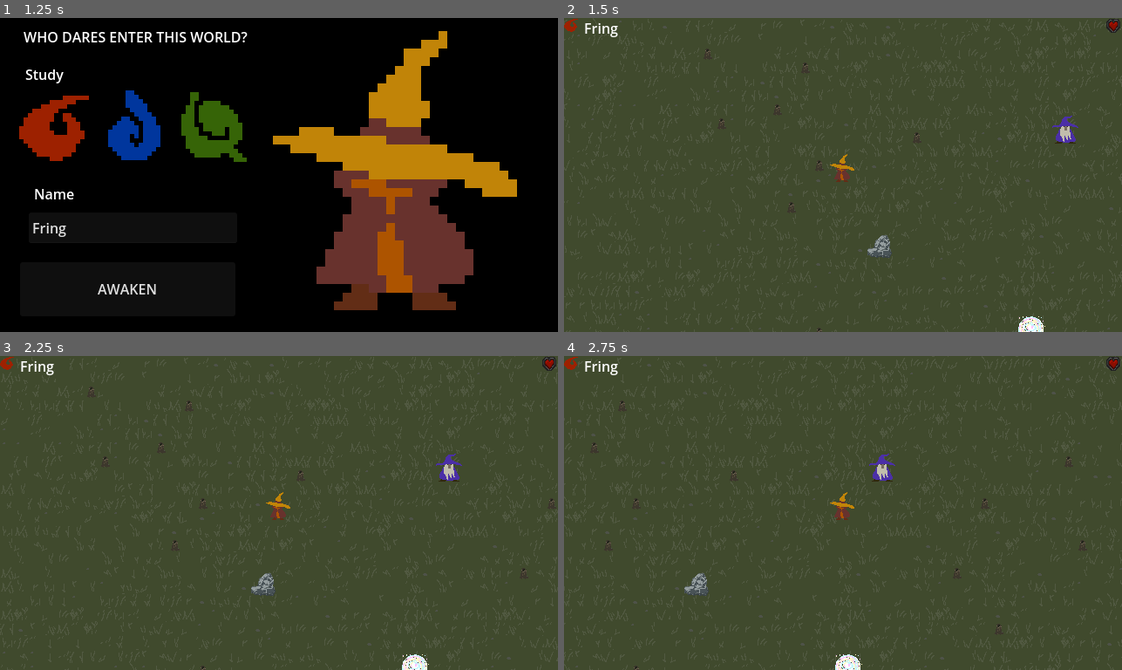
Above: before the commit, frames 1-4 (two rows, left to right).
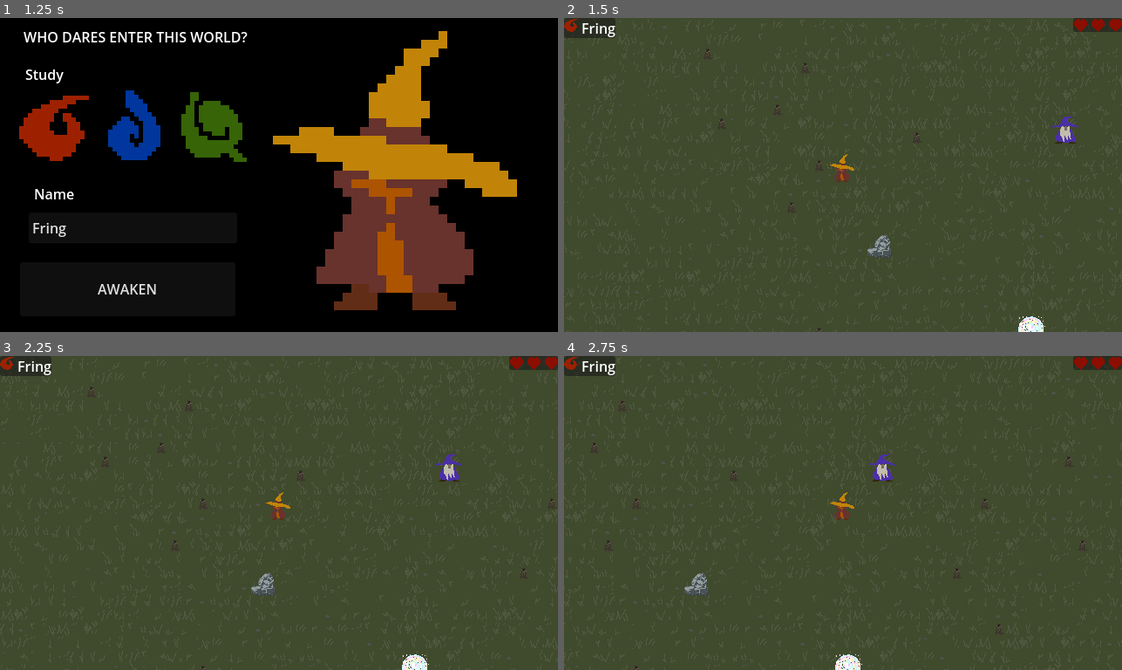
Above: after the commit, the same moments.

Repository: goshdarnheck/witchy-woods
Game: Godot game, scene res://main.tscn
Two runs of this game, one before a commit and one after it. Both use one fixed random seed, a clock stepped at 60 frames per second and the inputs below.
Inputs:
- Up to frame 1 (1.25 s): click "New Game" at 0.5 s
- Up to frame 2 (1.5 s): click "AWAKEN" at 1.25 s
- Up to frame 3 (2.25 s): tap Enter at 2 s; hold D (right) from 2.03 s (still down); tap Space (action) at 2.1 s
- Up to frame 4 (2.75 s): keep holding D (right); tap E (speak) at 2.3 s

Frame 1 is identical in both runs. In frame 2, 0.9% of the frame differs, in the area x 0-100%, y 0-7%; in frame 3, 0.9%; in frame 4, 0.9%.

Commit message:
Equipment; UI updates; Art updates

Diff:
--- a/manager.gd
+++ b/manager.gd
@@ -16,9 +16,12 @@
 var character = {
 	"name": "Fringor",
 	"study": "fire",
-	"equipment": {}
+	"equipment": {
+
+	}
 }
 var inventory = null;
+var equipment = null;
 
 func _ready():
 	World = get_tree().get_root().get_node("Main/World");
@@ -26,6 +29,7 @@
 	Overlay = get_tree().get_root().get_node("Main/Overlay");
 	_load_ui("intro");
 	inventory = Inventory.new();
+	equipment = Equipment.new();
 
 func _input(event):
 	if Input.is_action_pressed("ui_cancel"):
@@ -41,7 +45,7 @@
 		else:
 			if Overlay.get_child_count() <= 0:
 				_pause();
-				_load_overlay("Inventory", inventory.get_items());
+				_load_overlay("Inventory", { "inventory": inventory.get_items(), "equipment": equipment.get_items() });
 
 	if actionKey:
 		if _is_overlay("NewItem"):
@@ -116,6 +120,7 @@
 	Overlay.add_child(instance);
 
 	if content:
+		print(content)
 		instance.setContent(content);
 
 func _clear_overlay():
--- a/npcs/master.gd
+++ b/npcs/master.gd
@@ -50,7 +50,7 @@
 	var item = {
 		"type": "wand",
 		"name": "Stick Wand",
-		"image": "wand.png"
+		"image": "stick-wand.png"
 	};
 
 	speaking = false;
--- a/npcs/oracle.gd
+++ b/npcs/oracle.gd
@@ -58,7 +58,9 @@
 
 func actionKey():
 	if speaking:
-		if "next" in convo[current]:
+		if "responses" in convo[current]:
+			print("MUST CHOOSE");
+		elif "next" in convo[current]:
 			var next = convo[current]["next"];
 			var speech = get_speech(next);
 			current = next;
--- /dev/null
+++ b/services/equipment.gd
@@ -0,0 +1,34 @@
+extends Object
+
+class_name Equipment
+
+var equipped = {
+	"hat": null,
+	"cloak": null,
+	"boots": null,
+	"wand": null,
+	"wandSlots": null,
+	"offhand": null
+}
+
+func _init():
+	pass;
+
+func equip_items(items):
+	for item in items:
+		equip_item(item);
+
+func equip_item(item):
+	if (item and item.type):
+		match item.type:
+			"hat":
+				equipped.hat = item;
+			"cloak":
+				equipped.cloak = item;
+			"boots":
+				equipped.boots = item;
+			"wand":
+				equipped.wand = item;
+
+func get_items():
+	return equipped;
--- a/ui/Inventory.gd
+++ b/ui/Inventory.gd
@@ -1,50 +1,17 @@
 extends Control
 
-func setContent(inventory):
-	for wand in inventory.wands:
-		if ("type" in wand and wand.type == "wand"):
-			if "name" in wand:
-				find_child("WandName").text = wand.name
-			else:
-				print("missing name inv wand")
+func setContent(content):
+	set_equip("hat", content.equipment.hat);
+	set_equip("cloak", content.equipment.cloak);
+	set_equip("boots", content.equipment.boots);
+	set_equip("wand", content.equipment.wand);
 
-			if "image" in wand:
-				find_child("WandImage").texture = load("res://textures/" + wand.image);
-			else:
-				print("missing wand.image in inv")
-
-	for hat in inventory.hats:
-		if ("type" in hat and hat.type == "hat"):
-			if "name" in hat:
-				find_child("HatName").text = hat.name
-			else:
-				print("missing name inv hat")
-
-			if "image" in hat:
-				find_child("HatImage").texture = load("res://textures/" + hat.image);
-			else:
-				print("missing hat.image in inv")
-
-	for cloak in inventory.cloaks:
-		if ("type" in cloak and cloak.type == "cloak"):
-			if "name" in cloak:
-				find_child("CloakName").text = cloak.name
-			else:
-				print("missing name inv cloak")
-
-			if "image" in cloak:
-				find_child("CloakImage").texture = load("res://textures/" + cloak.image);
-			else:
-				print("missing cloak.image in inv")
-
-	for boots in inventory.boots:
-		if ("type" in boots and boots.type == "boots"):
-			if "name" in boots:
-				find_child("BootsName").text = boots.name
-			else:
-				print("missing name inv boots")
-
-			if "image" in boots:
-				find_child("BootsImage").texture = load("res://textures/" + boots.image);
-			else:
-				print("missing boots.image in inv")
+func set_equip(type, item):
+	if item and "type" in item and type == item.type:
+		if "name" in item:
+			find_child(type + "Name").text = item.name;
+		if "image" in item:
+			find_child(type + "Image").texture = load("res://textures/" + item.image);
+	else:
+		find_child(type + "Name").text = "None";
+		find_child(type + "Image").texture = load("res://textures/x-16.png");
--- a/ui/creator.gd
+++ b/ui/creator.gd
@@ -33,6 +33,7 @@
 	};
 
 	Manager.inventory.add_items([hat, cloak, boots]);
+	Manager.equipment.equip_items([hat, cloak, boots]);
 	Manager.set_character(character_choices);
 	Manager.load_stage("beginning");
 
--- a/ui/inventory.tscn
+++ b/ui/inventory.tscn
@@ -56,13 +56,13 @@
 theme_override_font_sizes/font_size = 10
 text = "Hat"
 
-[node name="HatImage" type="TextureRect" parent="HBoxContainer/Equipment/VBoxContainer/Equipment/HatPanel/HatInfo"]
+[node name="hatImage" type="TextureRect" parent="HBoxContainer/Equipment/VBoxContainer/Equipment/HatPanel/HatInfo"]
 texture_filter = 1
 layout_mode = 2
 size_flags_horizontal = 4
 texture = ExtResource("3_neiad")
 
-[node name="HatName" type="Label" parent="HBoxContainer/Equipment/VBoxContainer/Equipment/HatPanel/HatInfo"]
+[node name="hatName" type="Label" parent="HBoxContainer/Equipment/VBoxContainer/Equipment/HatPanel/HatInfo"]
 layout_mode = 2
 text = "None
 "
@@ -80,13 +80,13 @@
 text = "Cloak
 "
 
-[node name="CloakImage" type="TextureRect" parent="HBoxContainer/Equipment/VBoxContainer/Equipment/CloakPanel/CloakInfo"]
+[node name="cloakImage" type="TextureRect" parent="HBoxContainer/Equipment/VBoxContainer/Equipment/CloakPanel/CloakInfo"]
 texture_filter = 1
 layout_mode = 2
 size_flags_horizontal = 4
 texture = ExtResource("3_neiad")
 
-[node name="CloakName" type="Label" parent="HBoxContainer/Equipment/VBoxContainer/Equipment/CloakPanel/CloakInfo"]
+[node name="cloakName" type="Label" parent="HBoxContainer/Equipment/VBoxContainer/Equipment/CloakPanel/CloakInfo"]
 layout_mode = 2
 text = "None"
 
@@ -103,13 +103,13 @@
 text = "Boots
 "
 
-[node name="BootsImage" type="TextureRect" parent="HBoxContainer/Equipment/VBoxContainer/Equipment/BootsPanel/BootsBox"]
+[node name="bootsImage" type="TextureRect" parent="HBoxContainer/Equipment/VBoxContainer/Equipment/BootsPanel/BootsBox"]
 texture_filter = 1
 layout_mode = 2
 size_flags_horizontal = 4
 texture = ExtResource("3_neiad")
 
-[node name="BootsName" type="Label" parent="HBoxContainer/Equipment/VBoxContainer/Equipment/BootsPanel/BootsBox"]
+[node name="bootsName" type="Label" parent="HBoxContainer/Equipment/VBoxContainer/Equipment/BootsPanel/BootsBox"]
 layout_mode = 2
 text = "None"
 
@@ -126,13 +126,13 @@
 text = "Wand
 "
 
-[node name="WandImage" type="TextureRect" parent="HBoxContainer/Equipment/VBoxContainer/Equipment/WandPanel/WandBox"]
+[node name="wandImage" type="TextureRect" parent="HBoxContainer/Equipment/VBoxContainer/Equipment/WandPanel/WandBox"]
 texture_filter = 1
 layout_mode = 2
 size_flags_horizontal = 4
 texture = ExtResource("3_neiad")
 
-[node name="WandName" type="Label" parent="HBoxContainer/Equipment/VBoxContainer/Equipment/WandPanel/WandBox"]
+[node name="wandName" type="Label" parent="HBoxContainer/Equipment/VBoxContainer/Equipment/WandPanel/WandBox"]
 layout_mode = 2
 text = "None
 "
--- a/ui/overworld.gd
+++ b/ui/overworld.gd
@@ -1,8 +1,8 @@
 extends Control
 
 func _ready():
-	$Name.text = Manager.character.name;
-	$Study.texture = load("res://textures/" + Manager.character.study + ".png");
+	find_child("Name").text = Manager.character.name;
+	find_child("Study").texture = load("res://textures/" + Manager.character.study + ".png");
 
 func _process(delta):
 	pass
--- a/ui/overworld.tscn
+++ b/ui/overworld.tscn
@@ -13,24 +13,49 @@
 grow_vertical = 2
 script = ExtResource("1_bop8l")
 
-[node name="Name" type="Label" parent="."]
-layout_mode = 0
-offset_left = 23.0
-offset_right = 63.0
+[node name="Health" type="PanelContainer" parent="."]
+layout_mode = 1
+anchors_preset = 1
+anchor_left = 1.0
+anchor_right = 1.0
+offset_left = -16.0
+offset_bottom = 16.0
+grow_horizontal = 0
+
+[node name="HBoxContainer" type="HBoxContainer" parent="Health"]
+layout_mode = 2
+
+[node name="Heart" type="TextureRect" parent="Health/HBoxContainer"]
+texture_filter = 1
+layout_mode = 2
+texture = ExtResource("3_hsogr")
+stretch_mode = 4
+
+[node name="Heart2" type="TextureRect" parent="Health/HBoxContainer"]
+texture_filter = 1
+layout_mode = 2
+texture = ExtResource("3_hsogr")
+stretch_mode = 4
+
+[node name="Heart3" type="TextureRect" parent="Health/HBoxContainer"]
+texture_filter = 1
+layout_mode = 2
+texture = ExtResource("3_hsogr")
+stretch_mode = 4
+
+[node name="Player" type="PanelContainer" parent="."]
+layout_mode = 1
+offset_right = 16.0
 offset_bottom = 23.0
 
-[node name="Study" type="TextureRect" parent="."]
+[node name="HBoxContainer" type="HBoxContainer" parent="Player"]
+layout_mode = 2
+
+[node name="Study" type="TextureRect" parent="Player/HBoxContainer"]
 texture_filter = 1
-layout_mode = 0
-offset_right = 16.0
-offset_bottom = 16.0
+layout_mode = 2
 texture = ExtResource("2_qynah")
+stretch_mode = 4
 
-[node name="Heart" type="TextureRect" parent="."]
-texture_filter = 1
-layout_mode = 0
-offset_left = 622.0
-offset_top = 1.0
-offset_right = 638.0
-offset_bottom = 17.0
-texture = ExtResource("3_hsogr")
+[node name="Name" type="Label" parent="Player/HBoxContainer"]
+layout_mode = 2
Not shown, removed: TODO.txt
Binary file changed: textures/heart.png
Binary file added: textures/orb-fire.png
Not shown, added: textures/orb-fire.png.import
Binary file added: textures/simple-wand.png
Not shown, changed: textures/simple-wand.png.import
Renamed: textures/wand.png -> textures/stick-wand.png
Not shown, added: textures/stick-wand.png.import
Not shown, changed: art/heart.xcf
Not shown, added: art/orb-fire.xcf
Not shown, added: art/simple-wand.xcf
Not shown, added: art/stick-wand.xcf
